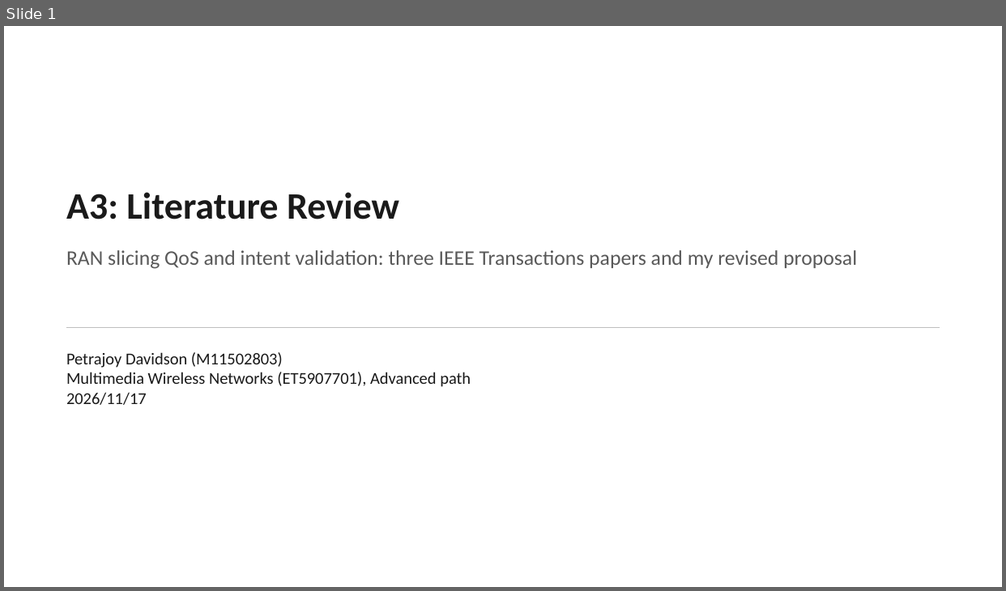
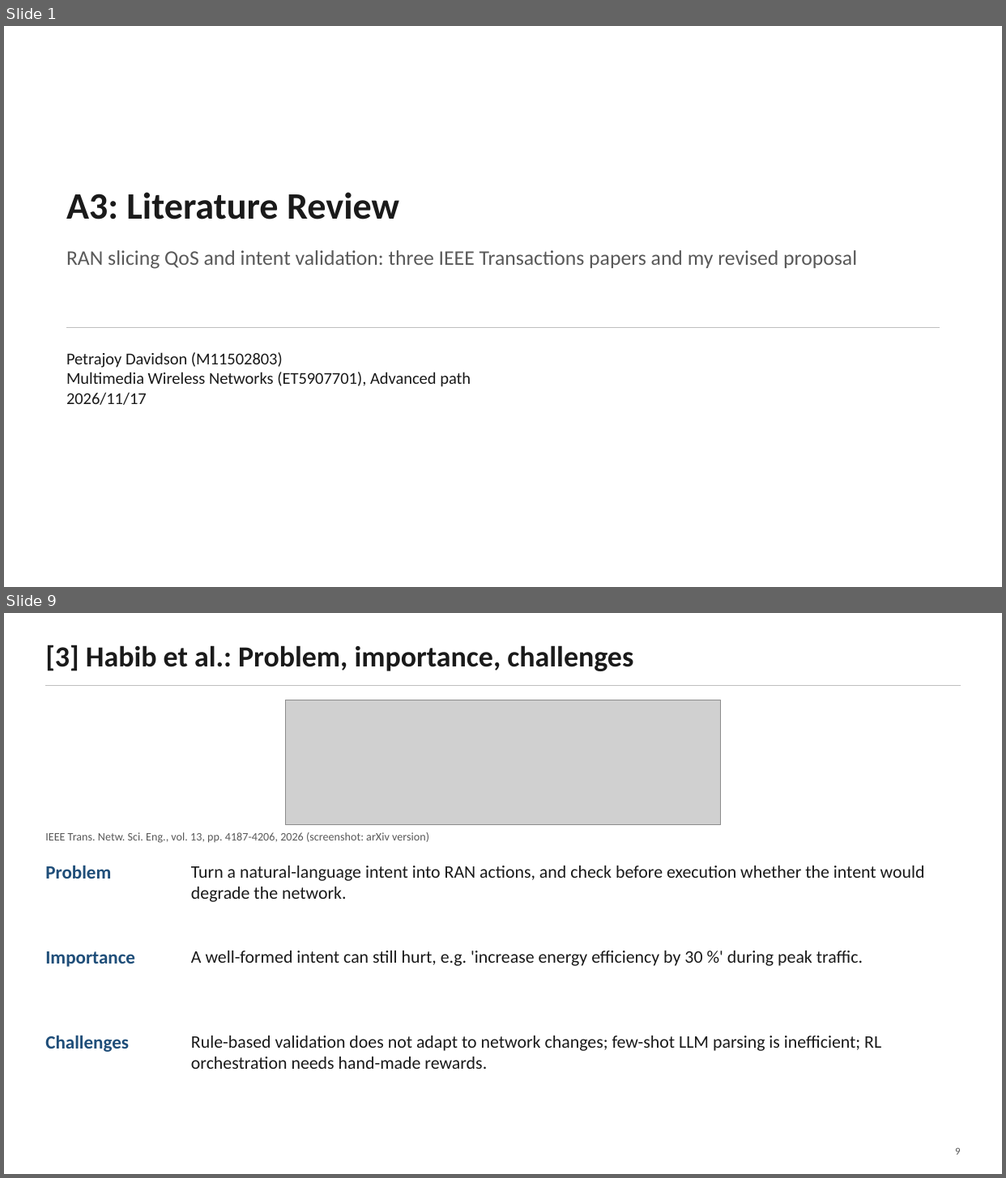
Before and after one commit to petrajoyd/MWN-2026-M11502803-Petrajoy-Davidson, a slide deck: A3-literature-review/presentation/A3-literature-review.pptx. Shown one above the other, each under a label of ours: slide 1 before the commit, slides 1 and 9 after it; the slides between them are not shown. The pictures are 1006x591 and 1006x1178 pixels, drawn with LibreOffice and Linux fonts; fonts in the diff are those of the drawing; grey boxes stand for pictures. Boxes give left, top, right and bottom in pixels: in the first picture for what was removed or moved away, otherwise in the second. Text is boxed around its words. In the diff, an @@ line names an element or a change of style, - is before the commit and + after.

```diff
--- a/A3-literature-review/presentation/A3-literature-review.pptx
+++ b/A3-literature-review/presentation/A3-literature-review.pptx
@@ slide 9 added at [4, 613, 1002, 1174], background #FFFFFF @@
@@ text added at [45, 645, 633, 671], 28 pt, text #1A1A1A, bold @@
+[3] Habib et al.: Problem, importance, challenges
@@ line added from (46, 686) to (961, 686), #BFBFBF 1 pt @@
@@ picture added at [286, 700, 721, 825] @@
@@ text added at [45, 833, 429, 843], 11 pt, text #595959 @@
+IEEE Trans. Netw. Sci. Eng., vol. 13, pp. 4187-4206, 2026 (screenshot: arXiv version)
@@ text added at [45, 865, 111, 879], 18 pt, text #1F4E79, bold @@
+Problem
@@ text added at [191, 866, 925, 902], 17 pt, text #1A1A1A @@
+Turn a natural-language intent into RAN actions, and check before execution whether the intent would degrade the network.
@@ text added at [45, 952, 135, 967], 18 pt, text #1F4E79, bold @@
+Importance
@@ text added at [191, 951, 863, 966], 17 pt, text #1A1A1A @@
+A well-formed intent can still hurt, e.g. 'increase energy efficiency by 30 %' during peak traffic.
@@ text added at [45, 1035, 129, 1052], 18 pt, text #1F4E79, bold @@
+Challenges
@@ text added at [191, 1036, 881, 1069], 17 pt, text #1A1A1A @@
+Rule-based validation does not adapt to network changes; few-shot LLM parsing is inefficient; RL orchestration needs hand-made rewards.
@@ text added at [955, 1148, 960, 1155], 10 pt, text #595959 @@
+9
```
Also in this commit, not shown: 4 slides changed, 7 other slides added, 7 slides removed, 8 other files.
